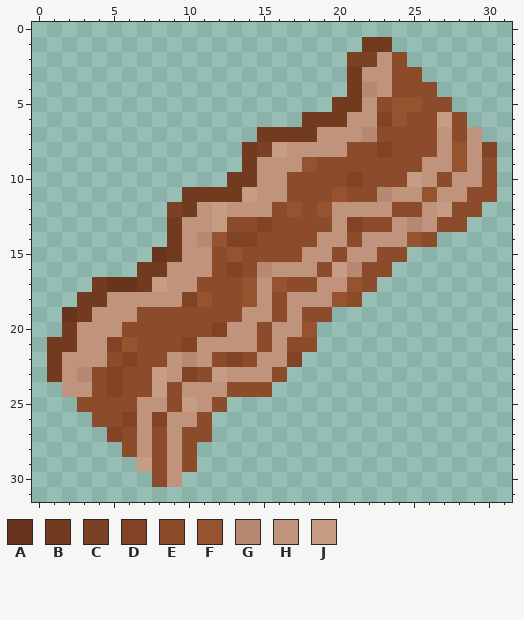
Pixel-art sprite -- mobs_animal/mobs_pork_cooked.png. Above is the file before it was changed.
The file is 32x32 pixels. Colours within 5 levels of each other are drawn and written as one.
Palette (. is transparent): A #68341b  B #723b20  C #7b4124  D #824224  E #8c4b2a  F #95532f  G #b88972  H #c0937c  J #c79c85
Pixels before, first column x 1:
 1 .....................BB.......
 2 ....................CCHE......
 3 ....................BHHEE.....
 4 ....................BGHEEE....
 5 ...................BBHEFFEE...
 6 .................BBBHHDFEEJE..
 7 ..............BBBBHHHGEEEEHEH.
 8 .............BCJHHHHEEDEEEHFHD
 9 .............BHHHFEEEEEEEHHFHE
10 ............BBHHEEEEDEEEJHEHHE
11 .........BBBBJHHEEEFEEGHHFHHEE
12 ........CBHJHHHEFEFHHHHEEHJEE.
13 ........BHHJEEDEEEEHDEEHGHEE..
14 ........BHGFDDEEEEHHEHHHFE....
15 .......ABHHEFEEEEHHEHHEE......
16 ......BBHHHEDEGHHHEJGEE.......
17 ...BAABJHHEEEFHFEEHHFE........
18 ..BBHHHHHDFEEFHEHHHFE.........
19 .ABHHHEEEEEEEHHEHEE...........
20 .BHHHEEEEEEDHHEHHF............
21 BBHHDFEEEDHHHHEHEE............
22 BHHHEDEEHGHEDEHHD.............
23 BHGEDEEJHDEJHHHE..............
24 .HHEDEEJEHHHEEE...............
25 ..EEEEHHEJHE..................
26 ...EEDHDHHE...................
27 ....DEHEHEE...................
28 .....EHEHE....................
29 ......JEHE....................
30 .......EH.....................
New version:
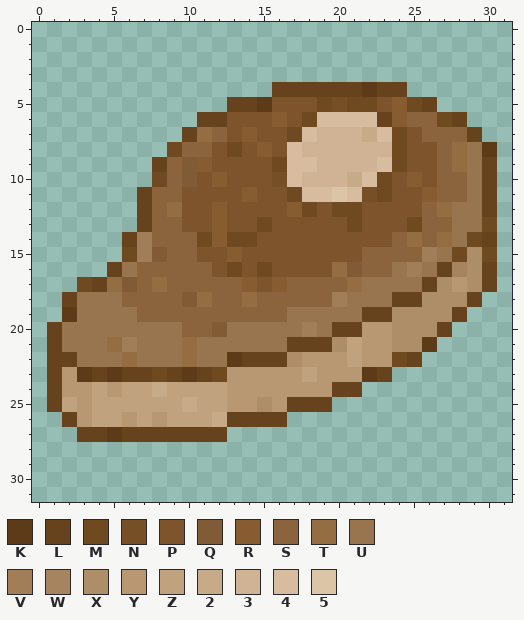
Colours new in this view: K #5d3b19  L #66421d  M #6f4a21  N #764f27  P #7d542b  Q #815b36  R #875c30  S #8b643d  T #946d43  U #98754f  V #a17e57  W #a68460  X #ae8e69  Y #b89773  Z #c0a27e  2 #c7aa87  3 #d0b394  4 #d7bc9f  5 #dcc4a7
Difference:
Changed rows in their new state; - is an unchanged pixel.
first column x 1:
 1 ---------------------..-------
 2 --------------------....------
 3 --------------------.....-----
 4 ---------------LLLLLLKLL..----
 5 ------------LLKPPPMNMMPRML.---
 6 ----------LLPPPRPM4444LRSSML--
 7 ---------LTSPRPPM433324MPSSSL-
 8 --------MSSPMPRP4333333MPPSTUK
 9 -------LSQRPPPPM4433334MPPSTUL
10 -------MSQPRPPPN433324MPRPSSUL
11 ------LSSPPPPRPPM4454NMPPRSSUL
12 ------LSTPPRPPPPRMPMMPPPPSTUUL
13 ------LSSPPRPPMPPPPPMPPPMSSUUM
14 -----LVSSSMRMMPPPPPPPPPSTSTUML
15 -----MVQSSPPRPPPPPPPPSSSSVUMXM
16 ----LUSSSSSPMPMPPPPTQSSUVULWXL
17 --MLTQSTSSSSSRPRSSSSTUUUULXYXL
18 -LUUUSSSSQTSSTSSSSSVUUULLXXXL-
19 -KUUUUSSSSSSSSSSUUUUULLXXXXL--
20 LUUUUUUUUSSQUUUUUVULLYYXXXL---
21 LUUUTVUUUTUUUUUULLLXZYYXXK----
22 LLUUUTUUUTUUKLLLXYYYZYYML-----
23 LYKLKLLMLKLMYYYYYZYYYKL-------
24 LYYZYZZ2ZZZZYYYYYYYLL---------
25 LZYZZZZZZ2ZZYYXYLLL-----------
26 -LYZZYZYZZZ2LLLL--------------
27 --LLKLLLLLLL------------------
28 -----.....--------------------
29 ------....--------------------
30 -------..---------------------
